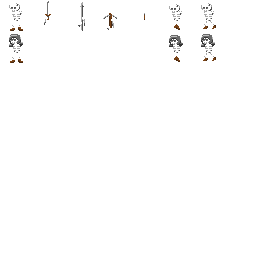
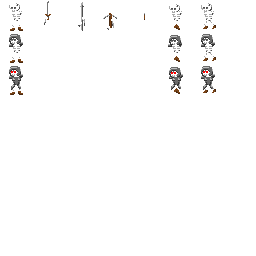
Before/after of a 256×256 layered artwork. What changed in the layer stack:
painted on "Layer 4" over (9, 43, 215, 90)
painted on "Layer 2" over (9, 66, 216, 95)
